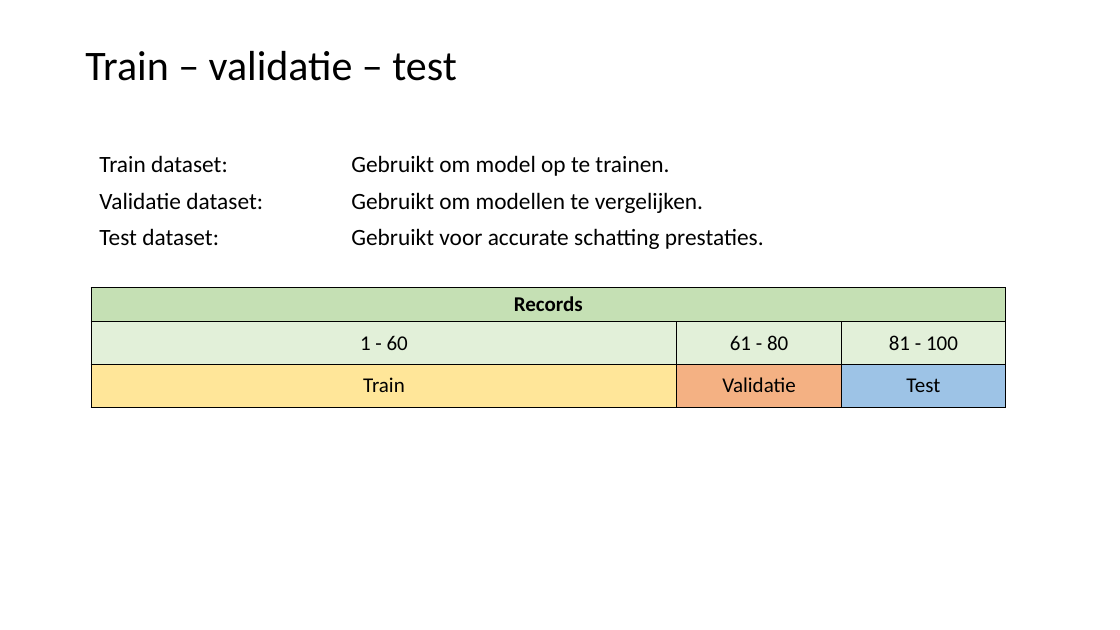
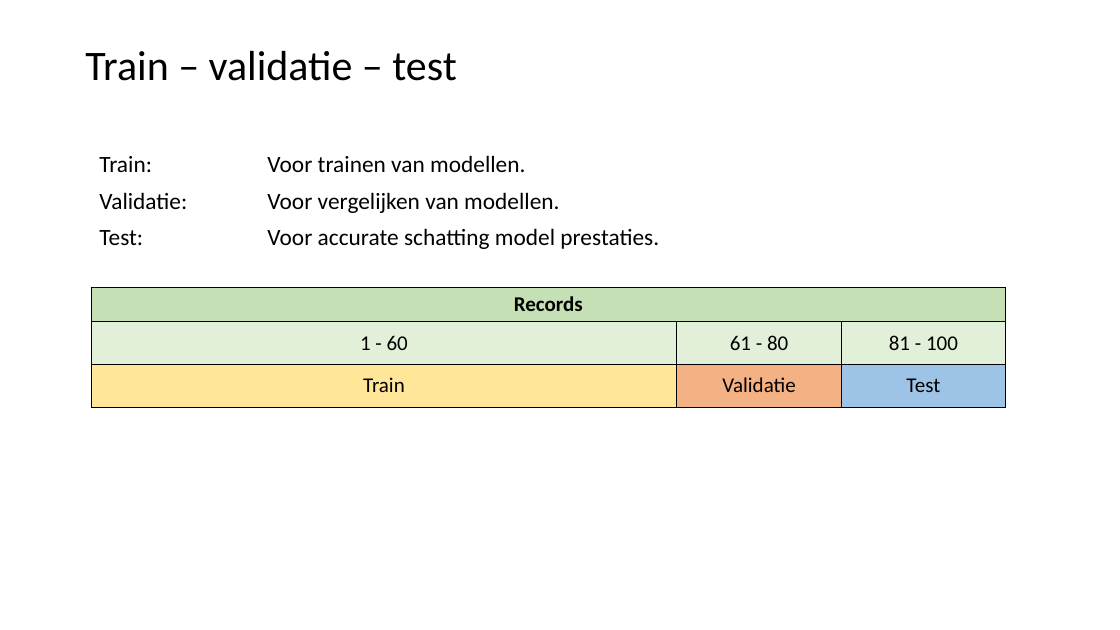
Before and after one commit to LFKoning/knowledge-sharing, a slide deck: slide 30 of python_course/4_scikit_learn/python_cursus_4.pptx. Drawn at 1120x630 pixels with LibreOffice and Linux fonts; fonts in the diff are those of the drawing. Boxes give left, top, right and bottom in pixels: in the first picture for what was removed or moved away, otherwise in the second. Text is boxed around its words. In the diff, an @@ line names an element or a change of style, - is before the commit and + after.

```diff
--- a/python_course/4_scikit_learn/python_cursus_4.pptx
+++ b/python_course/4_scikit_learn/python_cursus_4.pptx
@@ text at [99, 155, 659, 249]: text changed @@
-Train dataset: Gebruikt om model op te trainen.
-Validatie dataset: Gebruikt om modellen te vergelijken.
-Test dataset: Gebruikt voor accurate schatting prestaties.
+Train: Voor trainen van modellen.
+Validatie: Voor vergelijken van modellen.
+Test: Voor accurate schatting model prestaties.
```
Also in this commit, not shown: 8 other slides changed, 1 slide added, 1 slide removed.
